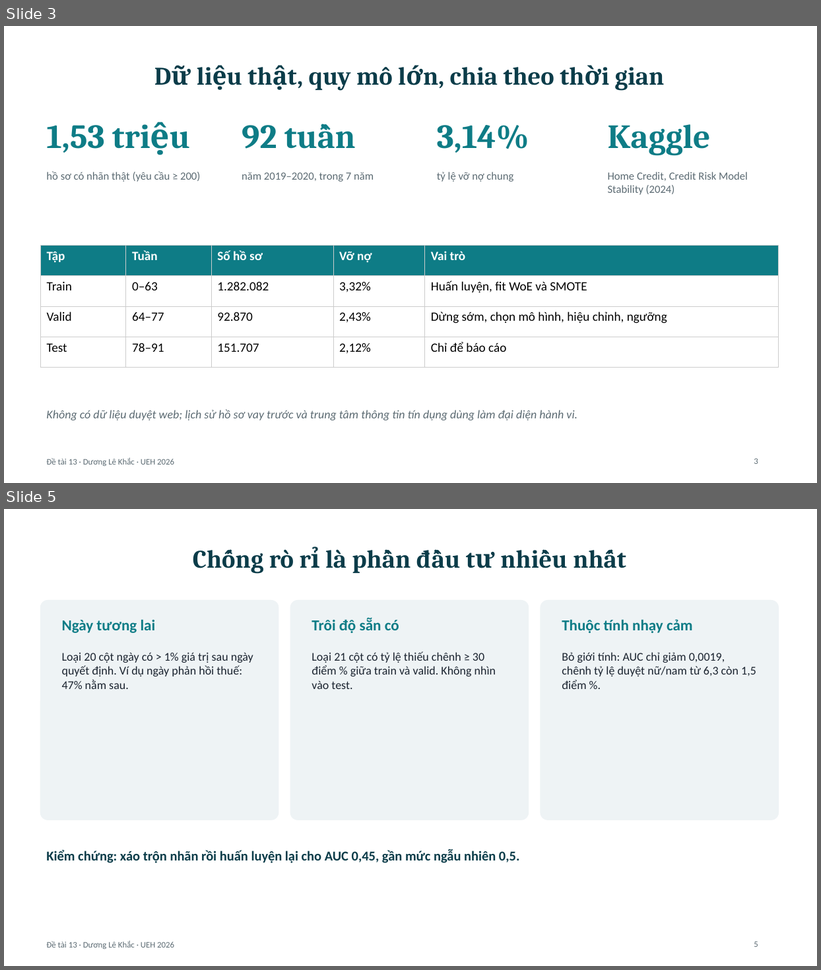
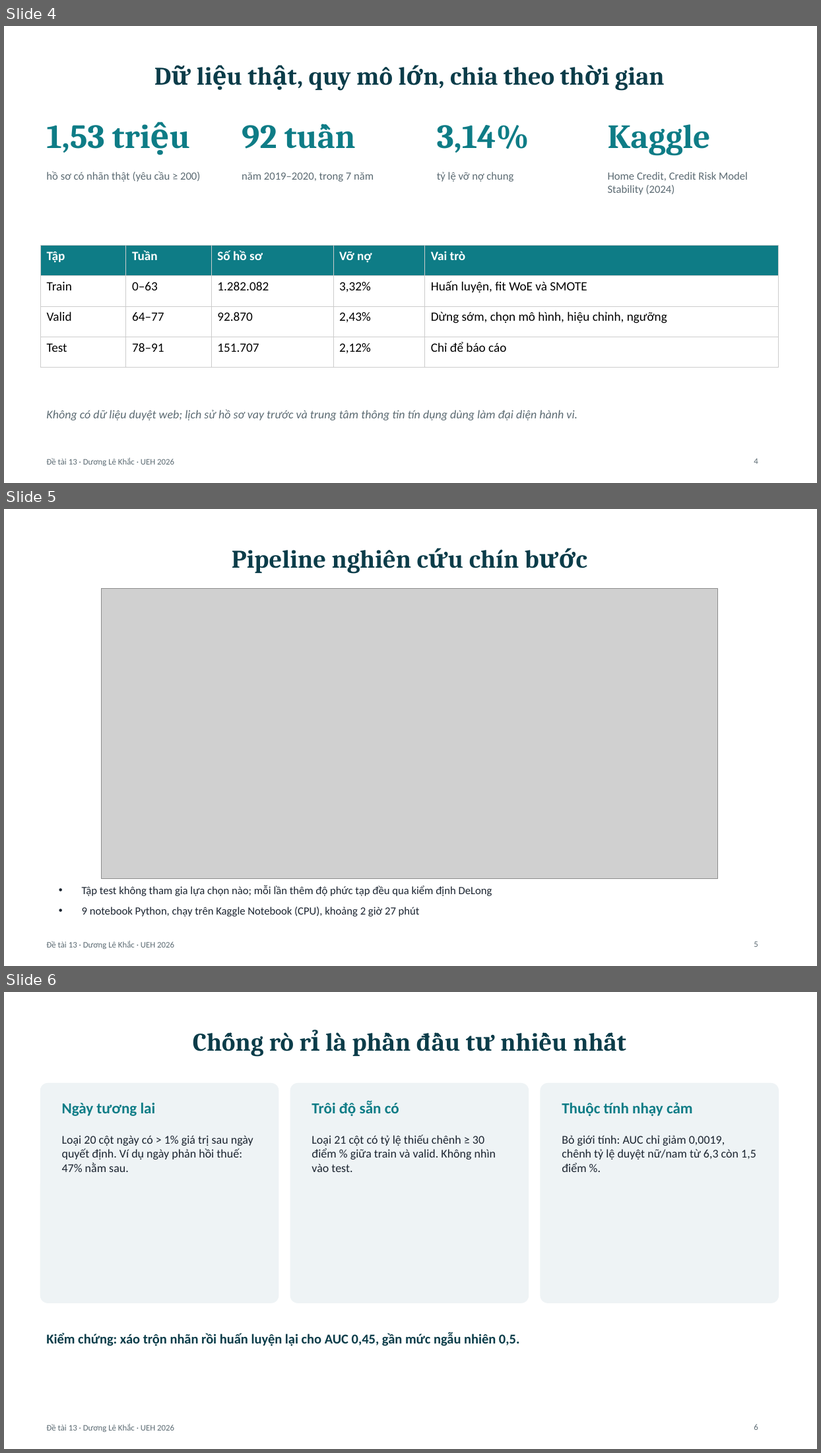
Before and after one commit to duonglk95/UEH-Chuyende-DuongLK525102180006-Detai13, a slide deck: Detai_13/Slide/Slide_Detai13.pptx. Shown one above the other, each under a label of ours: slides 3 and 5 before the commit, slides 4, 5 and 6 after it; the slides between them are not shown. The pictures are 821x970 and 821x1453 pixels, drawn with LibreOffice and Linux fonts; fonts in the diff are those of the drawing; grey boxes stand for pictures. Boxes give left, top, right and bottom in pixels: in the first picture for what was removed or moved away, otherwise in the second. Text is boxed around its words. In the diff, an @@ line names an element or a change of style, - is before the commit and + after.

Commit message:
Làm rõ pipeline nghiên cứu và tổng quan tài liệu

```diff
--- a/Detai_13/Slide/Slide_Detai13.pptx
+++ b/Detai_13/Slide/Slide_Detai13.pptx
@@ slide 5 added at (4,509,817,966), background #FFFFFF; not listed: 1 template element that a slide beside it also shows @@
@@ title added at (232,549,519,574), 30 pt, text #0B3C49, bold @@
+Pipeline nghiên cứu chín bước
@@ picture added at (102,588,717,879) @@
@@ text added at (82,886,492,917), 13 pt, text #1B2430 @@
+• Tập test không tham gia lựa chọn nào; mỗi lần thêm độ phức tạp đều qua kiểm định DeLong
+• 9 notebook Python, chạy trên Kaggle Notebook (CPU), khoảng 2 giờ 27 phút
@@ page number added at (754,942,758,947), 10 pt, text #5C6B73 @@
+5
@@ what was slide 3 is now slide 4 @@
@@ page number at (754,459,758,464): text changed @@
-3
+4
@@ what was slide 5 is now slide 6 @@
@@ page number at (754,1424,758,1430): text changed @@
-5
+6
```
Also in this commit, not shown: 1 other slide added, 1 slide removed, 1 other file.
